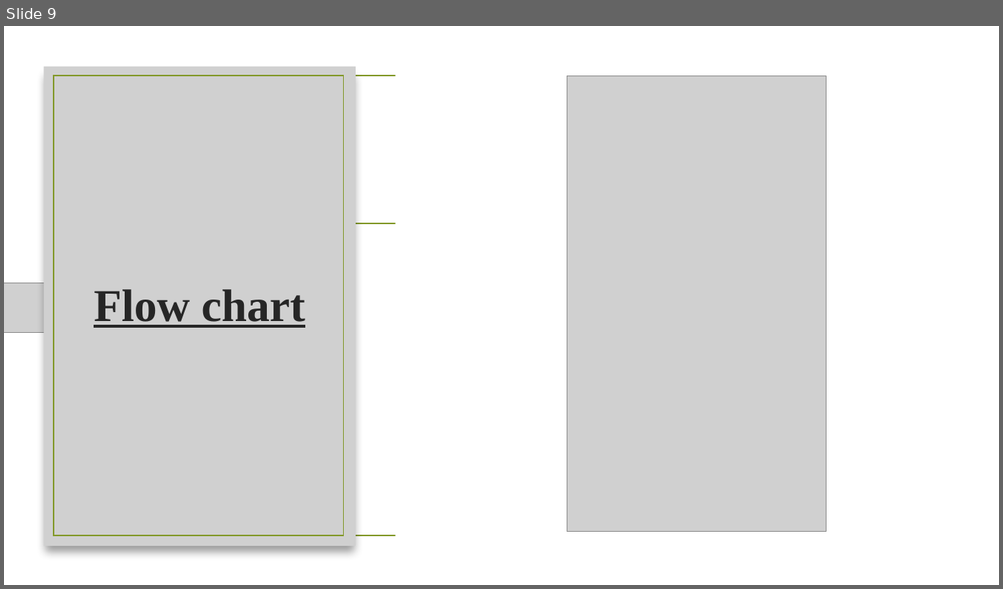
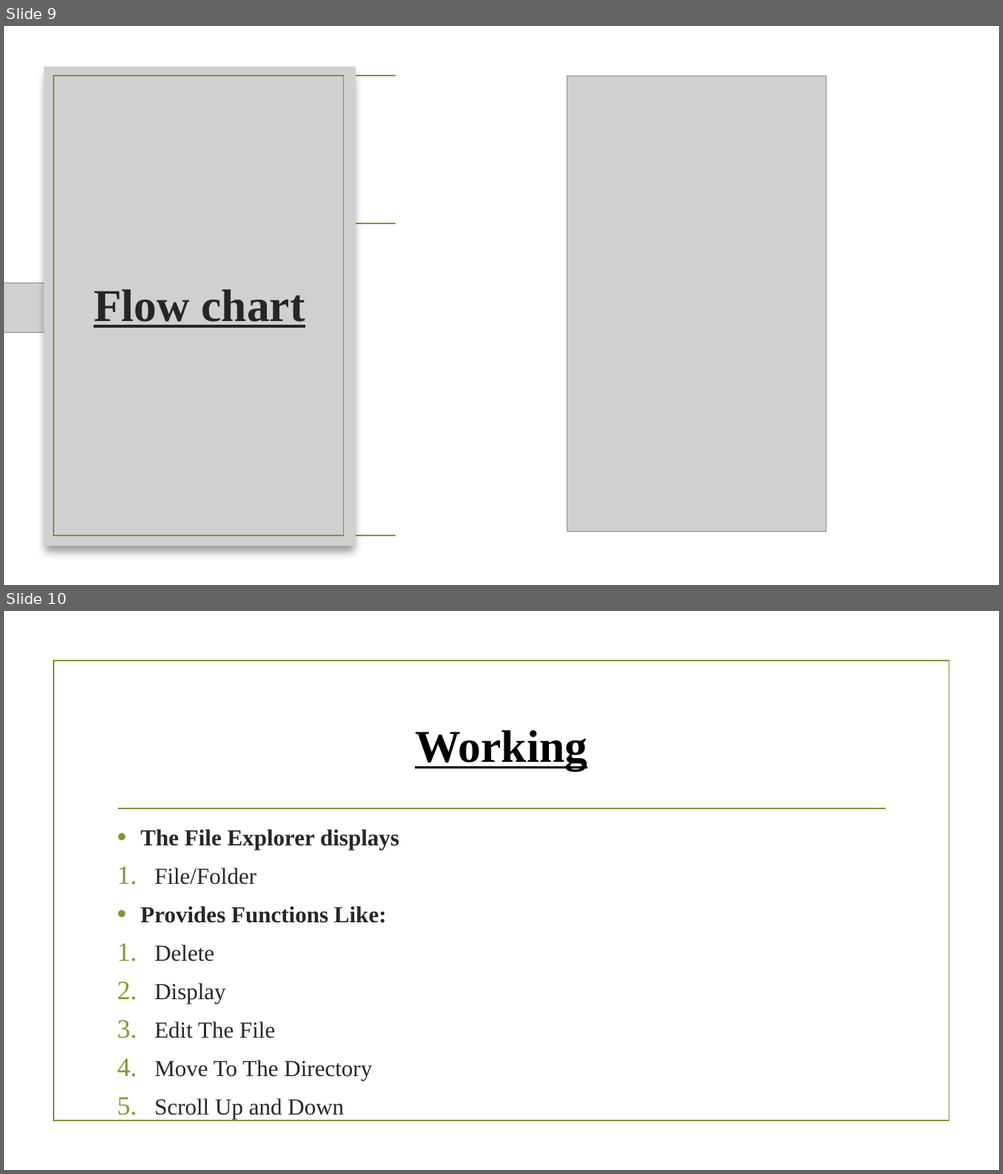
Before and after one commit to Shradha-16/Mini_Project-3rd-sem-, a slide deck: Mini Project.pptx. Shown one above the other, each under a label of ours: slide 9 before the commit, slides 9 and 10 after it. The pictures are 1003x589 and 1003x1174 pixels, drawn with LibreOffice and Linux fonts; fonts in the diff are those of the drawing; grey boxes stand for pictures; background and template pictures are left out. Boxes give left, top, right and bottom in pixels: in the first picture for what was removed or moved away, otherwise in the second. Text is boxed around its words. In the diff, an @@ line names an element or a change of style, - is before the commit and + after.

```diff
--- a/Mini Project.pptx
+++ b/Mini Project.pptx
@@ slide 10 added at (4, 611, 999, 1170), background picture (left out) @@
@@ rectangle added at (54, 661, 948, 1122), outline #83992A 1.25 pt @@
@@ title added at (415, 730, 587, 771), 44 pt, text #000000, bold, underline @@
+Working
@@ line added from (118, 809) to (885, 809), #83992A 1.25 pt @@
@@ text added at (140, 829, 399, 1119), 22.2 pt, text #262626 @@
+• The File Explorer displays
+1. File/Folder
+• Provides Functions Like:
+1. Delete
+2. Display
+3. Edit The File
+4. Move To The Directory
+5. Scroll Up and Down
```
Also in this commit, not shown: 1 slide removed.
